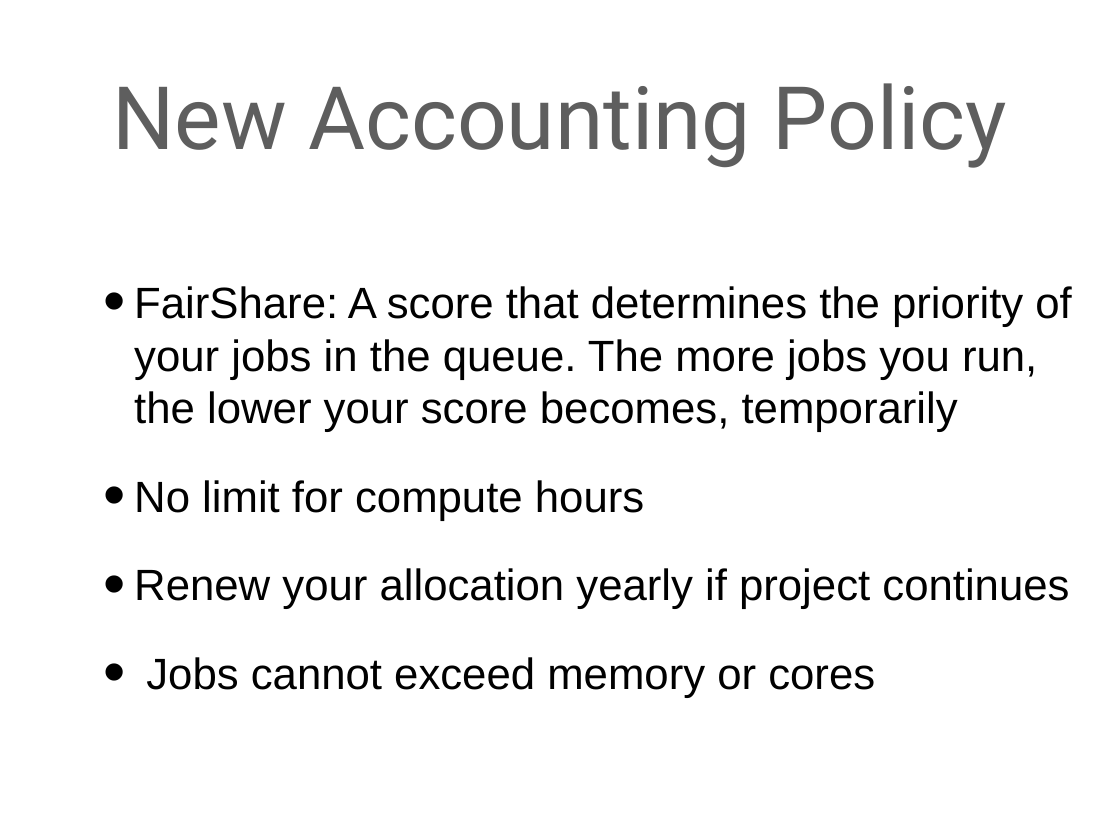
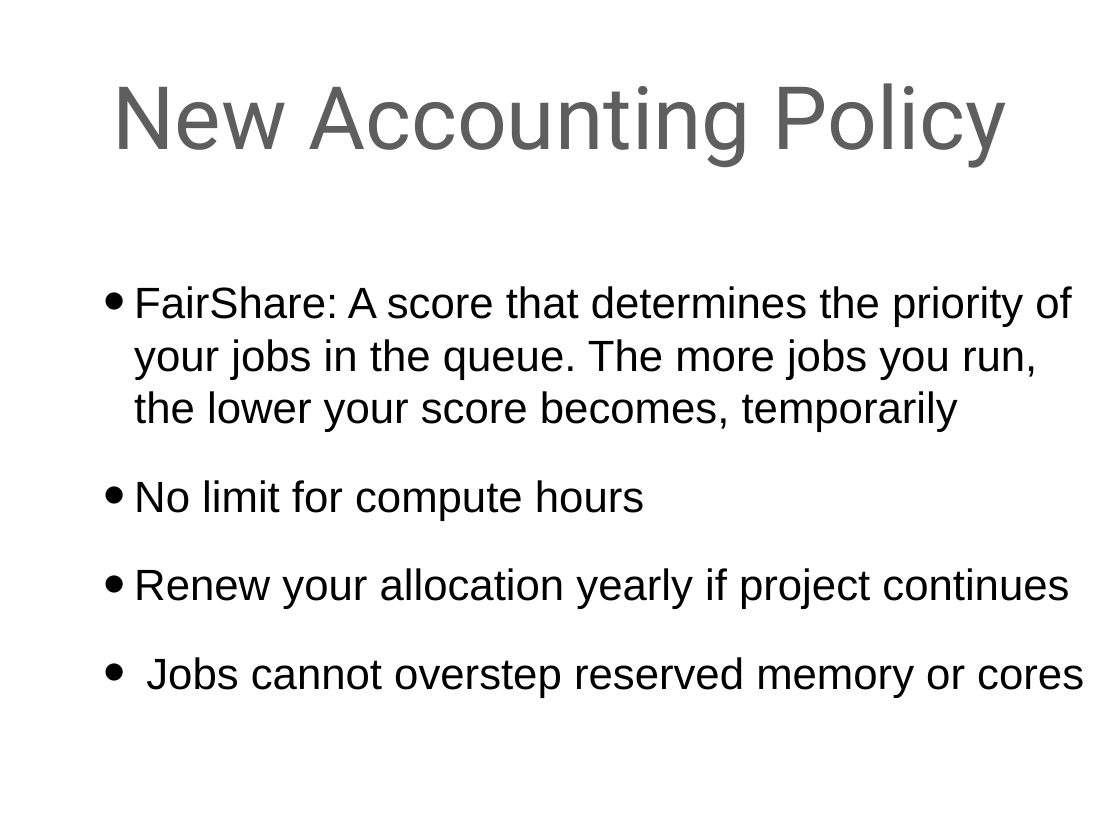
Before and after one commit to nuitrcs/migration-to-slurm, a slide deck: slide 4 of Migrating-to-Slurm.pptx. Drawn at 1120x840 pixels with LibreOffice and Linux fonts; fonts in the diff are those of the drawing; background and template pictures are left out. Boxes give left, top, right and bottom in pixels: in the first picture for what was removed or moved away, otherwise in the second. Text is boxed around its words. In the diff, an @@ line names an element or a change of style, - is before the commit and + after.

Commit message:
Updating slides

```diff
--- a/Migrating-to-Slurm.pptx
+++ b/Migrating-to-Slurm.pptx
@@ text at [146, 657, 1084, 698]: text changed @@
-• Jobs cannot exceed memory or cores
+• Jobs cannot overstep reserved memory or cores
```
Also in this commit, not shown: 1 other slide changed.
